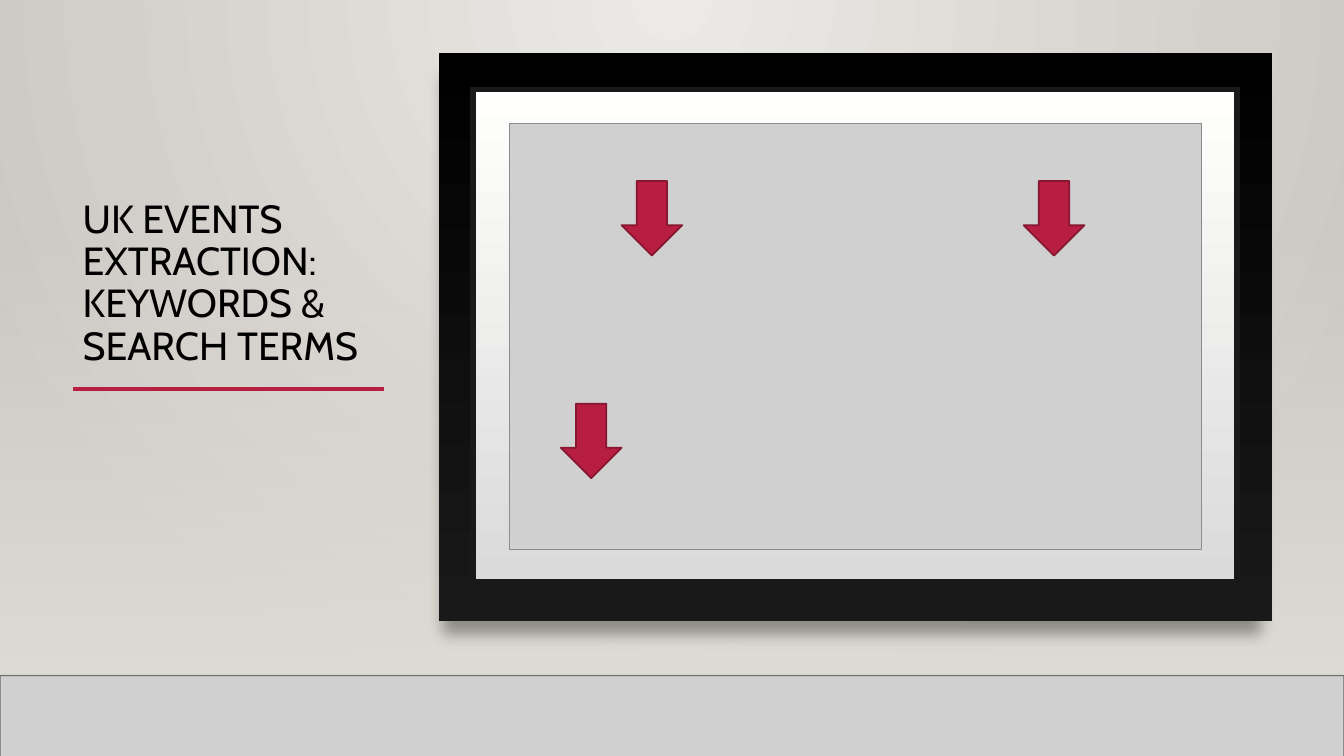
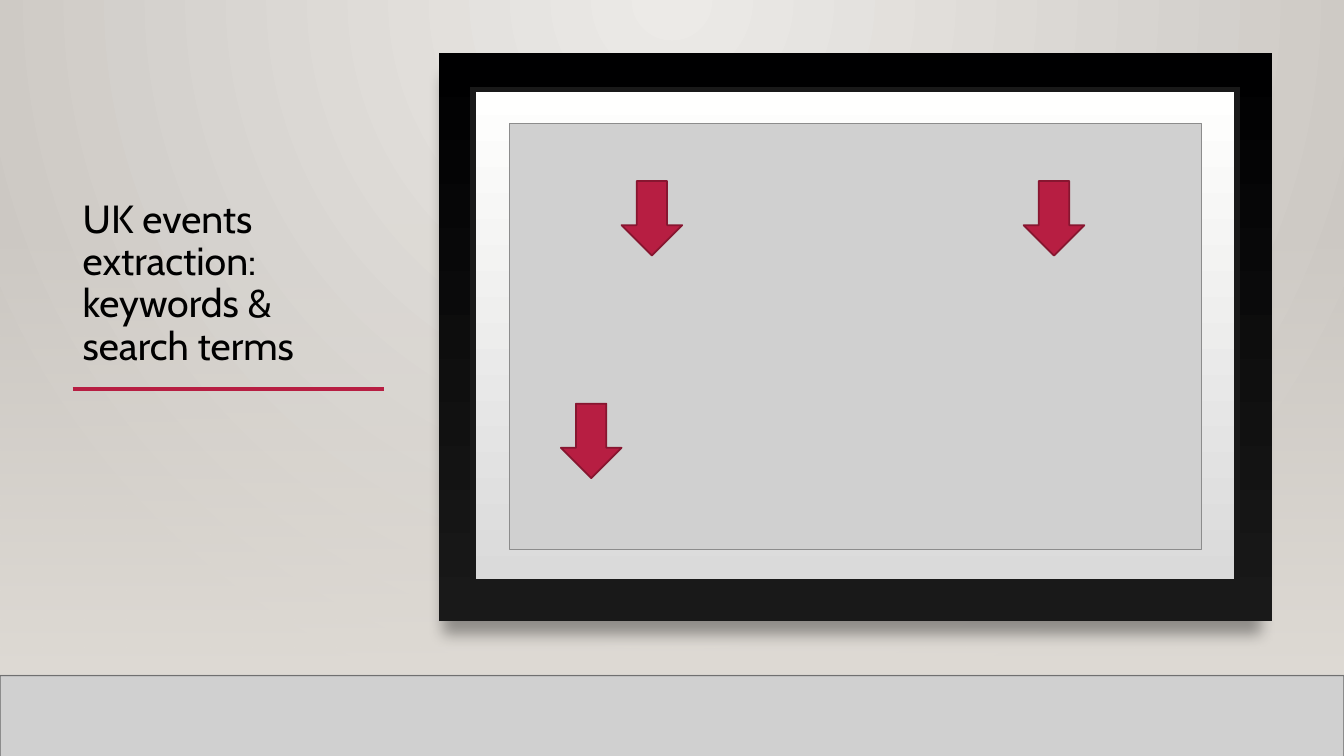
Before and after one commit to mahyarshu/Gigalytics, a slide deck: slide 35 of documents/Presentation/Innovators.pptx (slide 29 before the commit). Drawn at 1344x756 pixels with LibreOffice and Linux fonts; fonts in the diff are those of the drawing; grey boxes stand for pictures; background and template pictures are left out. Boxes give left, top, right and bottom in pixels: in the first picture for what was removed or moved away, otherwise in the second. Text is boxed around its words. In the diff, an @@ line names an element or a change of style, - is before the commit and + after.

```diff
--- a/documents/Presentation/Innovators.pptx
+++ b/documents/Presentation/Innovators.pptx
@@ title at <box>83,205,294,361</box>: text changed @@
-UK EVENTS EXTRACTION: KEYWORDS & SEARCH TERMS
+UK events extraction: keywords & search terms
```
Also in this commit, not shown: 2 other slides changed, 7 slides added.
